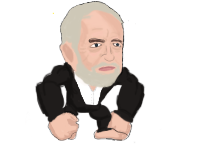
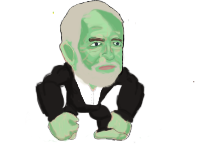
Layered file, before and after one edit (199px x 150px). Changes by layer:
added layer "Layer 14" above "head" over [44, 24, 149, 142]
added group "head" with 16 layers above "hair outline" over [52, 0, 195, 88]
added layer "outline top" in group "head" over [88, 37, 123, 61]
added layer "eye brows" in group "head" over [88, 38, 195, 83]
added layer "Layer 13" in group "head" over [93, 22, 136, 46]
added layer "eye hite" in group "head" over [91, 42, 121, 47]
added layer "hair" in group "head" over [60, 0, 125, 87]
added layer "lips" in group "head" over [94, 33, 117, 71]
added layer "face crease" in group "head" over [78, 26, 123, 66]
added layer "face shadow" (37%) in group "head" over [75, 7, 124, 71]
added layer "face highlights" (91%) in group "head" over [83, 9, 123, 59]
added layer "face" in group "head" over [52, 6, 125, 88]
added layer "ear shadow" (51%) in group "head" over [62, 42, 75, 63]
added layer "ear" in group "head" over [59, 41, 78, 79]
added layer "ouline" in group "head" over [59, 0, 129, 87]
